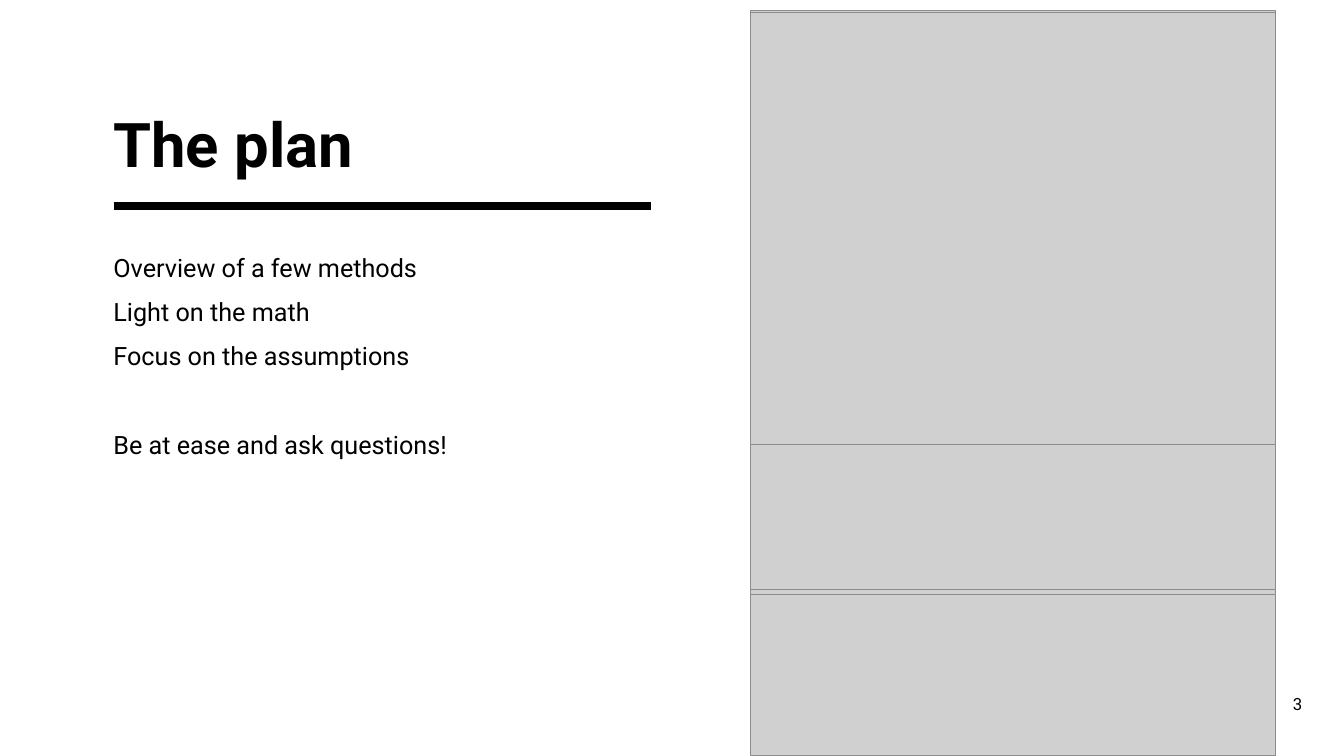
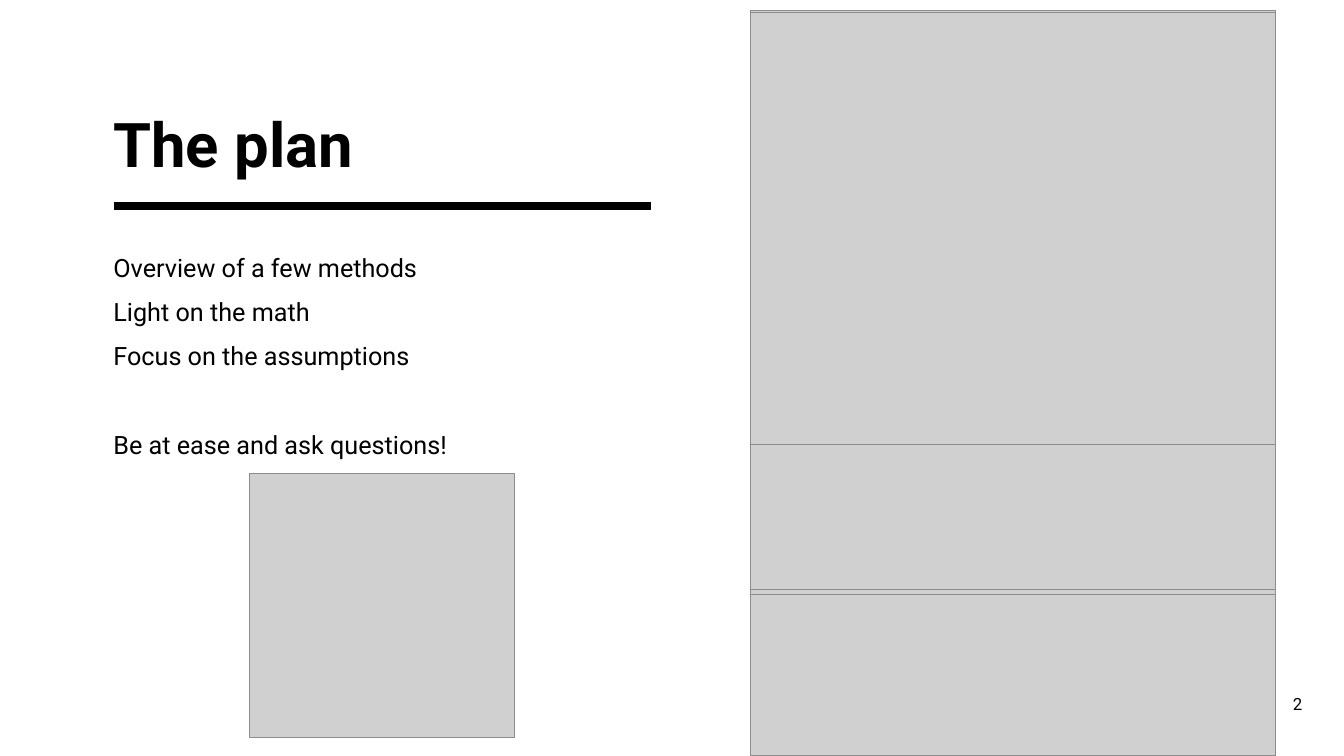
Before and after one commit to francescogranella/francescogranella.github.io, a slide deck: slide 2 of SCM.pptx (slide 3 before the commit). Drawn at 1344x756 pixels with LibreOffice and Linux fonts; fonts in the diff are those of the drawing; grey boxes stand for pictures. Boxes give left, top, right and bottom in pixels: in the first picture for what was removed or moved away, otherwise in the second. Text is boxed around its words. In the diff, an @@ line names an element or a change of style, - is before the commit and + after.

```diff
--- a/SCM.pptx
+++ b/SCM.pptx
@@ picture added at (x1=250, y1=473, x2=515, y2=738) @@
@@ page number at (x1=1293, y1=698, x2=1302, y2=710): text changed @@
-3
+2
```
Also in this commit, not shown: 19 other slides changed, 3 slides added, 1 slide removed.
